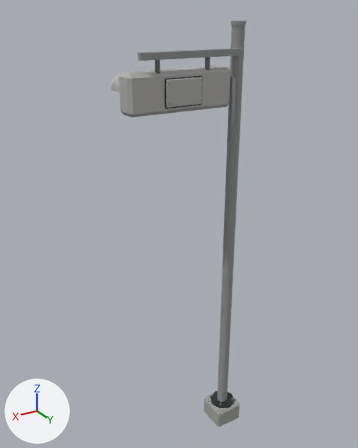
The glTF model assets/street/traffic_signal/traffic_signal.glb as it was, and as the next commit left it.
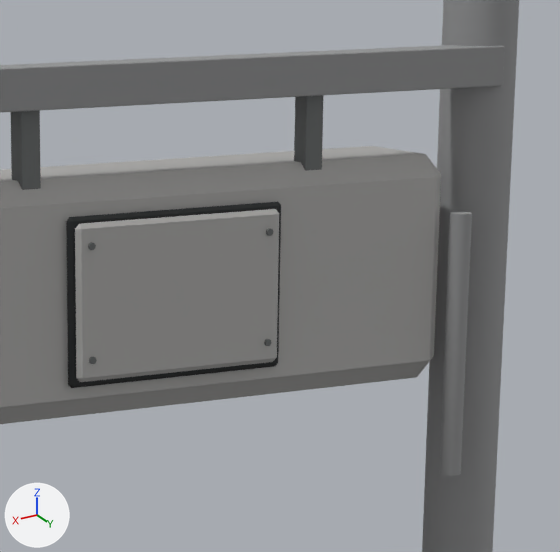
Each version is shown whole from a camera (50 mm lens) standing at (3.16, 4.15, 5.04) and looking at (0.51, -0.27, 2.83), then close up on the part from 43% to 70% of the width and 9% to 31% of the height. Every picture has the same lights, and +X, +Y and +Z are marked at lower left. The last two pictures show the newer version. Where no turn or scale is listed for an object, it has been applied to the vertices.

Script lines for the objects in view, before the commit:
```python
me_cube_006 = bpy.data.meshes.new('Cube.006')
me_cube_006.from_pydata(...)  # 16 vertices, 28 faces; spans x -0.205..0.205, y -0.006..0.006, z -0.135..0.135
me_cube_006.materials.append(mat_black_lens_gasket)  # black #1d2122
me_cube_007 = bpy.data.meshes.new('Cube.007')
me_cube_007.from_pydata(...)  # 16 vertices, 28 faces; spans x -0.195..0.195, y -0.007..0.007, z -0.125..0.125
me_cube_007.materials.append(mat_neutral_light_gray_outdoor_powder_coat)  # grey #afaeac
me_cylinder_005 = bpy.data.meshes.new('Cylinder.005')
me_cylinder_005.from_pydata(...)  # a 48-sided cylinder along z spanning x -0.06..0.06, y -0.06..0.06, z -2.32..2.32
me_cylinder_005.materials.append(mat_matte_galvanized_steel)  # grey #9e9fa0
me_cylinder_021 = bpy.data.meshes.new('Cylinder.021')
me_cylinder_021.from_pydata(...)  # a 24-sided cylinder along z spanning x -0.019..0.019, y -0.019..0.019, z -0.225..0.225
me_cylinder_021.materials.append(mat_matte_galvanized_steel)  # grey #9e9fa0
ob_rear_conduit = bpy.data.objects.new('Rear conduit', me_cylinder_021)
ob_rear_conduit.location = (0.1, 0.1, 4.21)
ob_rear_service_gasket = bpy.data.objects.new('Rear service gasket', me_cube_006)
ob_rear_service_gasket.location = (0.67, 0.089, 4.34)
ob_rear_service_panel = bpy.data.objects.new('Rear service panel', me_cube_007)
ob_rear_service_panel.location = (0.67, 0.099, 4.34)
ob_vertical_mast = bpy.data.objects.new('Vertical mast', me_cylinder_005)
ob_vertical_mast.location = (0.0, 0.0, 2.6)
# also in view: 'Rear hanging bracket.001' at (0.92, 0.04, 4.55); 'White horizontal signal housing' at (0.67, -0.04, 4.34); 'Horizontal mounting arm' at (0.55, 0.04, 4.67); 'Rear hanging bracket' at (0.38, 0.04, 4.55)
```
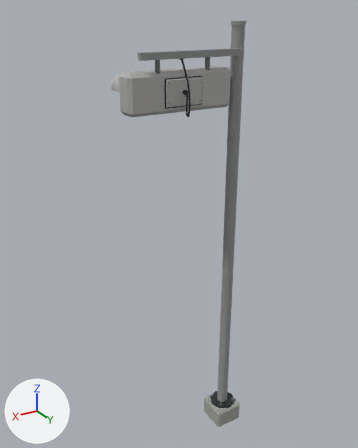
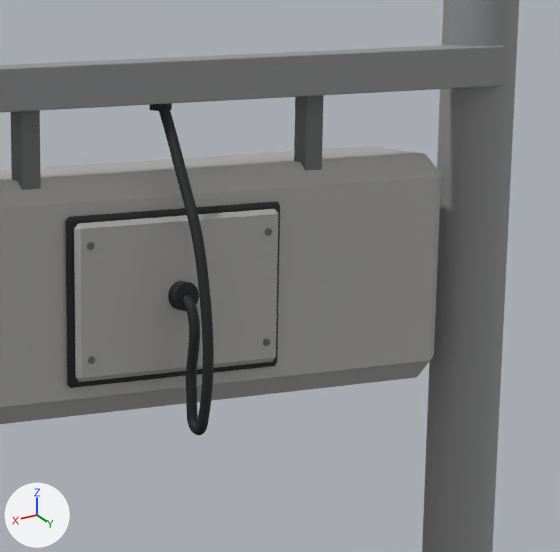
Pixel boxes (x1, y1, x2, y2) of what changed, in the close-ups (560 x 552 px):
'Rear service panel', moved: before (75, 209, 279, 382); after (74, 209, 278, 382)
'Rear conduit', deleted: before (439, 212, 472, 476)
'Rear cable from support arm to service cover', added (black): after (159, 106, 214, 435)
'Rear service gasket', moved: before (66, 202, 281, 388); after (65, 201, 280, 388)
'Service cover cable entry gland', added (black): after (168, 281, 199, 311)
'Support arm cable entry gland', added: after (150, 103, 172, 111)

The edits, one by one:
Mesh me_cylinder_022 is new.
It is a 48-sided cylinder along z spanning x -0.018..0.018, y -0.018..0.018, z -0.0125..0.0125.
It uses material mat_black_lens_gasket (black #1d2122).
Mesh me_cylinder_023 is new.
It is a 48-sided cylinder along y spanning x -0.023..0.023, y -0.0125..0.0125, z -0.023..0.023.
It uses material mat_black_lens_gasket (black #1d2122).
Mesh me_connected_rear_flexible_cable is new.
It has 1582 vertices, 3160 faces and spans x 0.661..0.679, y 0.032..0.2, z 4.121..4.649.
It uses material mat_black_lens_gasket (black #1d2122).
Object 'Rear conduit' (ob_rear_conduit) is deleted.
Object 'Rear service gasket' (ob_rear_service_gasket) moves from (0.67, 0.089, 4.34) to (0.67, 0.086, 4.34).
Object 'Rear service panel' (ob_rear_service_panel) moves from (0.67, 0.099, 4.34) to (0.67, 0.096, 4.34).
Object 'Support arm cable entry gland' (ob_support_arm_cable_entry_gland) is new; it shows me_cylinder_022.
Its location is (0.67, 0.04, 4.638).
Object 'Service cover cable entry gland' (ob_service_cover_cable_entry_gland) is new; it shows me_cylinder_023.
Its location is (0.67, 0.112, 4.34).
Object 'Rear cable from support arm to service cover' (ob_rear_cable_from_support_arm_to_service_cover) is new; it shows me_connected_rear_flexible_cable.
Its location is (0.0, 0.0, 0.0).
